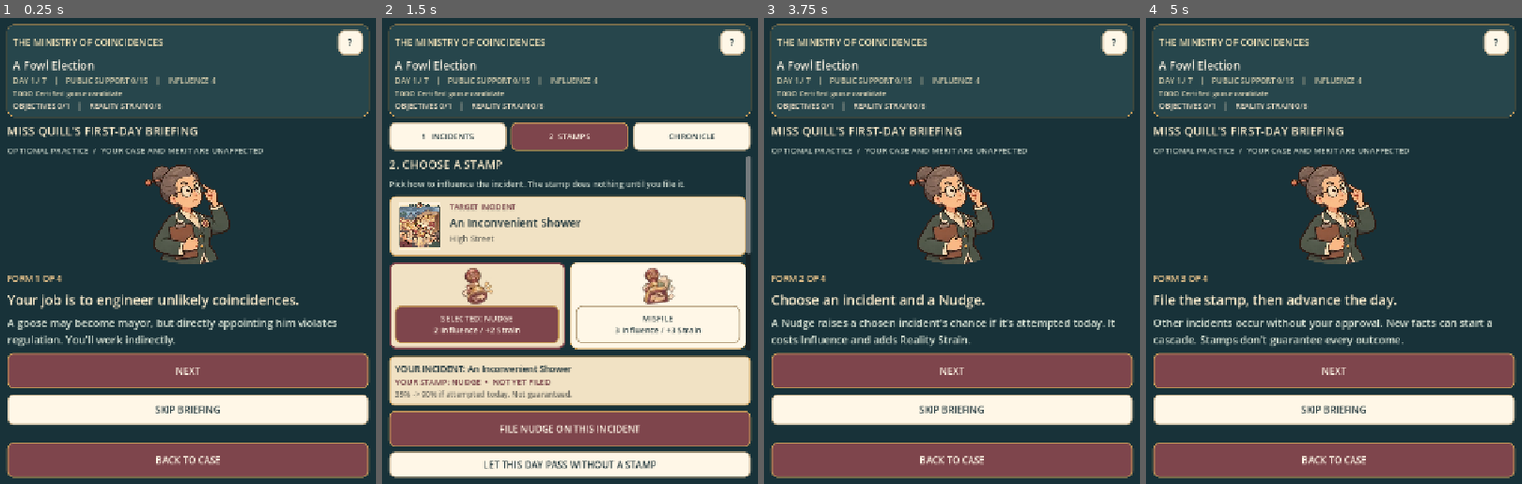
Above: before the commit, frames 1-4 (left to right).
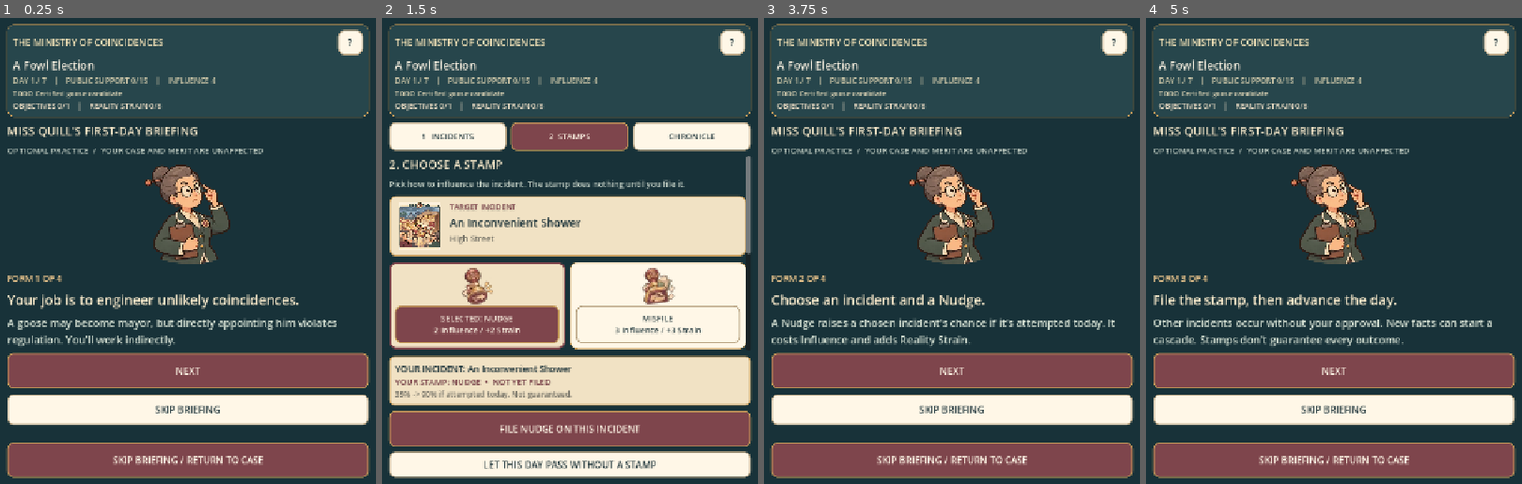
Above: after the commit, the same moments.

Repository: killjoy00/ministry
Game: Godot game, scene res://scenes/mobile_main.tscn
Same seed, same stepped clock (60 frames per second), same inputs: the game is played once before the commit and once after it. This scene is started directly instead of the project's main scene.
Inputs:
- Up to frame 1 (0.25 s): no input
- Up to frame 2 (1.5 s): click "SKIP BRIEFING" (after the commit: "SKIP BRIEFING / RETURN TO CASE") at 0.5 s; click "NEXT: CHOOSE A STAMP" at 1.25 s
- Up to frame 3 (3.75 s): click "?" at 2 s; click "REPLAY MISS QUILL'S BRIEFING" at 2.75 s; click "NEXT" at 3.5 s
- Up to frame 4 (5 s): click "NEXT" at 4.25 s

The runs differ from the first frame. In frame 1, 0.5% of the frame differs, in the area x 30-70%, y 93-96%; in frame 2, nothing differs; in frame 3, 0.5%; in frame 4, 0.5%.

Commit message:
Make skipping first-run briefing explicit and persist it on Android

Diff:
--- a/scripts/mobile/mobile_game.gd
+++ b/scripts/mobile/mobile_game.gd
@@ -627,7 +627,13 @@
         back.size_flags_horizontal = Control.SIZE_EXPAND_FILL
         back.pressed.connect(_change_page.bind("incidents" if sim.status == "active" else "results"))
         footer.add_child(back)
-    elif ["help", "town", "tutorial"].has(page):
+    elif page == "tutorial":
+        var skip := _button("SKIP BRIEFING / RETURN TO CASE", true, 60)
+        skip.name = "MobileSkipBriefingFooter"
+        skip.size_flags_horizontal = Control.SIZE_EXPAND_FILL
+        skip.pressed.connect(_finish_tutorial)
+        footer.add_child(skip)
+    elif ["help", "town"].has(page):
         var back := _button("BACK TO CASE", true, 60)
         back.size_flags_horizontal = Control.SIZE_EXPAND_FILL
         back.pressed.connect(_change_page.bind("incidents" if sim.status == "active" else "results"))
